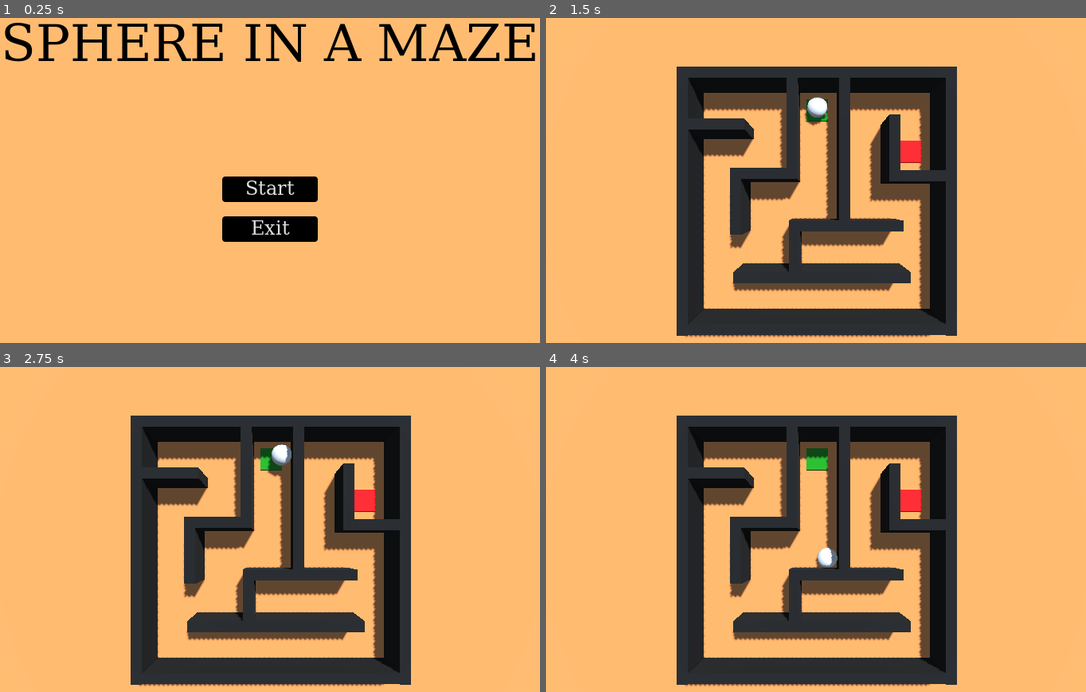
Above: before the commit, frames 1-4 (two rows, left to right).
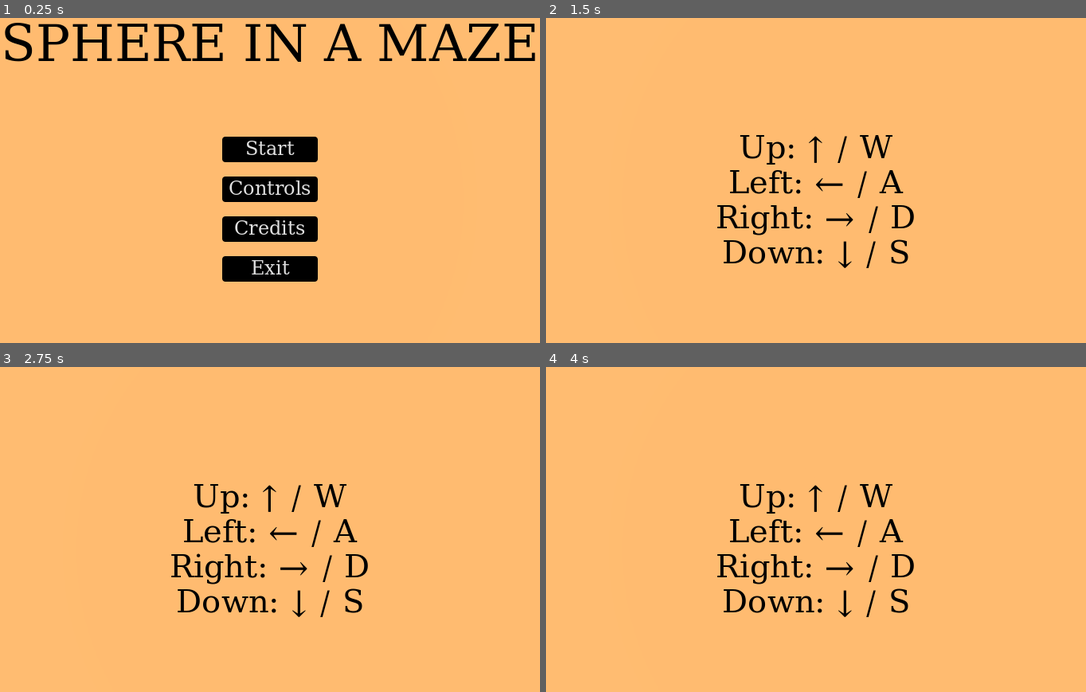
Above: after the commit, the same moments.

Repository: tautminas/sphere-in-a-maze
Game: Godot game, scene res://Menu/main_menu.tscn
Same seed, same stepped clock (60 frames per second), same inputs: the game is played once before the commit and once after it.
Inputs (mouse positions are in pixels of both pictures, inside the frame that each line leads up to):
- Up to frame 1 (0.25 s): no input
- Up to frame 2 (1.5 s): click (816, 190) at 0.5 s, where only the run after the commit has a clickable "Controls"; click (767, 128) at 1.25 s, where only the run before the commit has a clickable "Level 1"
- Up to frame 3 (2.75 s): tap Enter at 2 s; hold Right (right) from 2.03 s (still down); tap Space (jump) at 2.27 s
- Up to frame 4 (4 s): tap Space (jump) at 2.75, 3.02 s; release Right (right) at 2.78 s; hold Down (down) 2.78-3.53 s; hold Right (right) from 3.53 s (still down)

The runs differ from the first frame. In frame 1, 3.3% of the frame differs, in the area x 41-59%, y 36-82%; in frame 2, 32%; in frame 3, 32%; in frame 4, 32%, in the area x 24-77%, y 14-99%.

Commit message:
Add controls and credits options to main menu

Diff:
--- /dev/null
+++ b/Menu/controls.tscn
@@ -0,0 +1,51 @@
+[gd_scene load_steps=3 format=3 uid="uid://dm50d1quf53qc"]
+
+[ext_resource type="Texture2D" uid="uid://yxbr0ghdt4ys" path="res://Menu/background.png" id="2_yrn6f"]
+
+[sub_resource type="SystemFont" id="SystemFont_gqbmd"]
+font_names = PackedStringArray("Monospace")
+
+[node name="ControlsMenu" type="Control"]
+layout_mode = 3
+anchors_preset = 15
+anchor_right = 1.0
+anchor_bottom = 1.0
+grow_horizontal = 2
+grow_vertical = 2
+
+[node name="TextureRect" type="TextureRect" parent="."]
+layout_mode = 1
+anchors_preset = 15
+anchor_right = 1.0
+anchor_bottom = 1.0
+grow_horizontal = 2
+grow_vertical = 2
+texture = ExtResource("2_yrn6f")
+
+[node name="MarginContainer" type="MarginContainer" parent="."]
+layout_mode = 1
+anchors_preset = 15
+anchor_right = 1.0
+anchor_bottom = 1.0
+grow_horizontal = 2
+grow_vertical = 2
+theme_override_constants/margin_left = 12
+theme_override_constants/margin_top = 12
+theme_override_constants/margin_right = 12
+theme_override_constants/margin_bottom = 12
+
+[node name="VBoxContainer" type="VBoxContainer" parent="MarginContainer"]
+layout_mode = 2
+theme_override_constants/separation = 60
+
+[node name="Label" type="Label" parent="MarginContainer"]
+layout_mode = 2
+theme_override_colors/font_color = Color(0, 0, 0, 1)
+theme_override_fonts/font = SubResource("SystemFont_gqbmd")
+theme_override_font_sizes/font_size = 40
+text = "Up: ↑ / W
+Left: ← / A
+Right: → / D
+Down: ↓ / S"
+horizontal_alignment = 1
+vertical_alignment = 1
--- /dev/null
+++ b/Menu/credits.tscn
@@ -0,0 +1,74 @@
+[gd_scene load_steps=3 format=3 uid="uid://bhxtp4devlppi"]
+
+[ext_resource type="Texture2D" uid="uid://yxbr0ghdt4ys" path="res://Menu/background.png" id="1_u8mws"]
+
+[sub_resource type="SystemFont" id="SystemFont_ihcnf"]
+font_names = PackedStringArray("Monospace")
+
+[node name="CreditsMenu" type="Control"]
+layout_mode = 3
+anchors_preset = 15
+anchor_right = 1.0
+anchor_bottom = 1.0
+grow_horizontal = 2
+grow_vertical = 2
+
+[node name="TextureRect" type="TextureRect" parent="."]
+layout_mode = 1
+anchors_preset = 15
+anchor_right = 1.0
+anchor_bottom = 1.0
+grow_horizontal = 2
+grow_vertical = 2
+texture = ExtResource("1_u8mws")
+flip_h = true
+
+[node name="MarginContainer" type="MarginContainer" parent="."]
+layout_mode = 1
+anchors_preset = 15
+anchor_right = 1.0
+anchor_bottom = 1.0
+grow_horizontal = 2
+grow_vertical = 2
+theme_override_constants/margin_left = 12
+theme_override_constants/margin_top = 12
+theme_override_constants/margin_right = 12
+theme_override_constants/margin_bottom = 12
+
+[node name="VBoxContainer" type="VBoxContainer" parent="MarginContainer"]
+layout_mode = 2
+theme_override_constants/separation = 60
+
+[node name="Seperator" type="Control" parent="MarginContainer/VBoxContainer"]
+layout_mode = 2
+
+[node name="Label" type="Label" parent="MarginContainer/VBoxContainer"]
+layout_mode = 2
+theme_override_colors/font_color = Color(0, 0, 0, 1)
+theme_override_fonts/font = SubResource("SystemFont_ihcnf")
+theme_override_font_sizes/font_size = 50
+text = "THank you for playing!"
+horizontal_alignment = 1
+vertical_alignment = 1
+uppercase = true
+
+[node name="HBoxContainer" type="HBoxContainer" parent="MarginContainer"]
+layout_mode = 2
+alignment = 1
+
+[node name="VBoxContainer" type="VBoxContainer" parent="MarginContainer/HBoxContainer"]
+layout_mode = 2
+theme_override_constants/separation = 18
+alignment = 1
+
+[node name="Seperator2" type="Control" parent="MarginContainer/HBoxContainer/VBoxContainer"]
+layout_mode = 2
+
+[node name="Label" type="Label" parent="MarginContainer/HBoxContainer/VBoxContainer"]
+layout_mode = 2
+theme_override_colors/font_color = Color(0, 0, 0, 1)
+theme_override_fonts/font = SubResource("SystemFont_ihcnf")
+theme_override_font_sizes/font_size = 30
+text = "Game created by Tautminas Cibulskis"
+horizontal_alignment = 1
+vertical_alignment = 1
--- a/Menu/level_selection.tscn
+++ b/Menu/level_selection.tscn
@@ -68,7 +68,7 @@
 [node name="Seperator" type="Control" parent="MarginContainer/VBoxContainer"]
 layout_mode = 2
 
-[node name="Label2" type="Label" parent="MarginContainer/VBoxContainer"]
+[node name="Label" type="Label" parent="MarginContainer/VBoxContainer"]
 layout_mode = 2
 theme_override_colors/font_color = Color(0, 0, 0, 1)
 theme_override_fonts/font = SubResource("SystemFont_gqbmd")
--- a/Menu/main_menu.gd
+++ b/Menu/main_menu.gd
@@ -1,17 +1,29 @@
 extends Control
 
 @onready var start_button: Button = $MarginContainer/HBoxContainer/VBoxContainer/StartButton
+@onready var controls_button: Button = $MarginContainer/HBoxContainer/VBoxContainer/ControlsButton
+@onready var credits_button: Button = $MarginContainer/HBoxContainer/VBoxContainer/CreditsButton
 @onready var exit_button: Button = $MarginContainer/HBoxContainer/VBoxContainer/ExitButton
 
-@export_file("*.tscn") var file_path
+@export_file("*.tscn") var start_path
+@export_file("*.tscn") var controls_path
+@export_file("*.tscn") var credits_path
 
 # Called when the node enters the scene tree for the first time.
 func _ready() -> void:
 	start_button.button_down.connect(on_start_pressed)
+	controls_button.button_down.connect(on_controls_pressed)
+	credits_button.button_down.connect(on_credits_pressed)
 	exit_button.button_down.connect(on_exit_pressed)
 
 func on_start_pressed() -> void:
-	get_tree().change_scene_to_file(file_path)
+	get_tree().change_scene_to_file(start_path)
+
+func on_controls_pressed() -> void:
+	get_tree().change_scene_to_file(controls_path)
+
+func on_credits_pressed() -> void:
+	get_tree().change_scene_to_file(credits_path)
 
 func on_exit_pressed() -> void:
 	get_tree().quit()
--- a/Menu/main_menu.tscn
+++ b/Menu/main_menu.tscn
@@ -29,7 +29,9 @@
 grow_horizontal = 2
 grow_vertical = 2
 script = ExtResource("1_pg7lq")
-file_path = "res://Menu/level_selection.tscn"
+start_path = "res://Menu/level_selection.tscn"
+controls_path = "res://Menu/controls.tscn"
+credits_path = "res://Menu/credits.tscn"
 
 [node name="TextureRect" type="TextureRect" parent="."]
 layout_mode = 1
@@ -90,6 +92,22 @@
 theme_override_font_sizes/font_size = 24
 text = "Start"
 
+[node name="ControlsButton" type="Button" parent="MarginContainer/HBoxContainer/VBoxContainer"]
+custom_minimum_size = Vector2(120, 32)
+layout_mode = 2
+theme = SubResource("Theme_xaevc")
+theme_override_fonts/font = SubResource("SystemFont_4jqoc")
+theme_override_font_sizes/font_size = 24
+text = "Controls"
+
+[node name="CreditsButton" type="Button" parent="MarginContainer/HBoxContainer/VBoxContainer"]
+custom_minimum_size = Vector2(120, 32)
+layout_mode = 2
+theme = SubResource("Theme_xaevc")
+theme_override_fonts/font = SubResource("SystemFont_4jqoc")
+theme_override_font_sizes/font_size = 24
+text = "Credits"
+
 [node name="ExitButton" type="Button" parent="MarginContainer/HBoxContainer/VBoxContainer"]
 custom_minimum_size = Vector2(120, 32)
 layout_mode = 2
Not shown: 2 places in Menu/main_menu.tscn that only renumber resources
